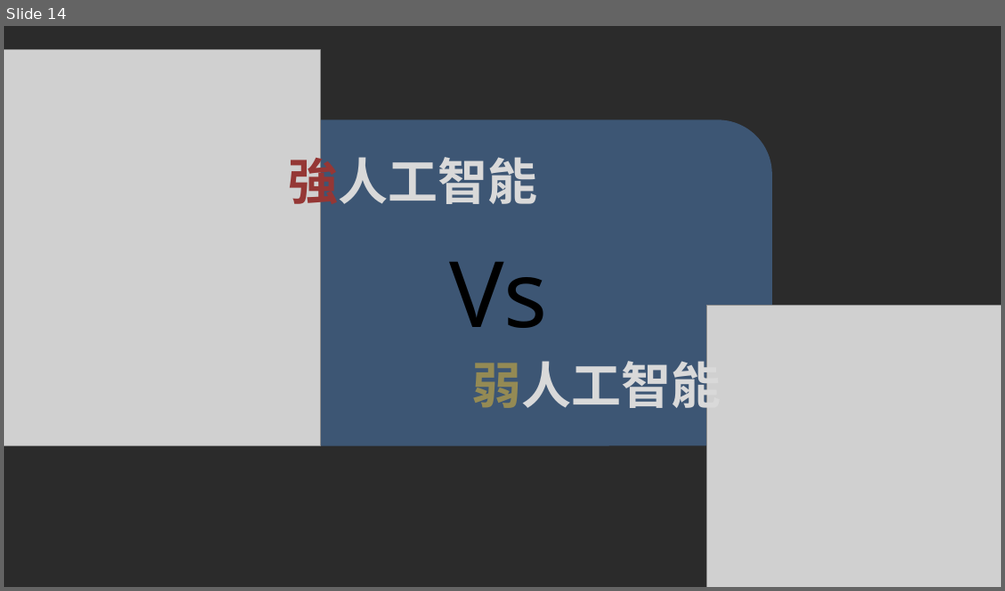
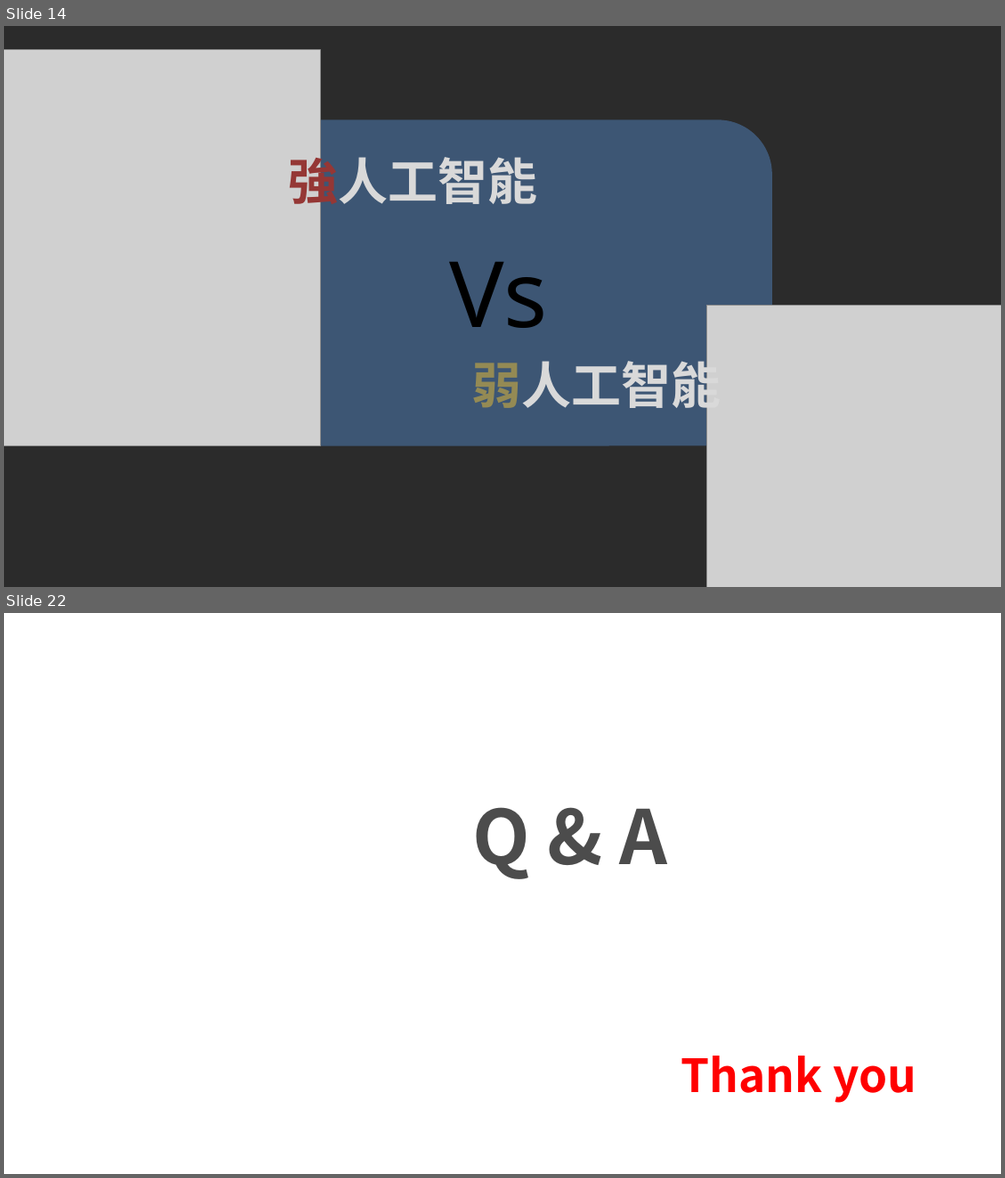
Before and after one commit to pcmsricky/chatbot, a slide deck: NLP2.pptx. Shown one above the other, each under a label of ours: slide 14 before the commit, slides 14 and 22 after it; the slides between them are not shown. The pictures are 1005x591 and 1005x1178 pixels, drawn with LibreOffice and Linux fonts; fonts in the diff are those of the drawing; grey boxes stand for pictures; background and template pictures are left out; a plain dark background stands for a picture behind light text. Boxes give left, top, right and bottom in pixels: in the first picture for what was removed or moved away, otherwise in the second. Text is boxed around its words. In the diff, an @@ line names an element or a change of style, - is before the commit and + after.

```diff
--- a/NLP2.pptx
+++ b/NLP2.pptx
@@ slide 22 added at [4, 613, 1001, 1174], background picture (left out) @@
@@ text added at [472, 807, 667, 879], 72 pt, text #4C4C4C, bold @@
+Q & A
@@ text added at [680, 1055, 916, 1103], 44 pt, text #FF0000, bold @@
+Thank you
```
Also in this commit, not shown: 10 slides changed, 3 other slides added, 1 slide removed, 3 other files.
